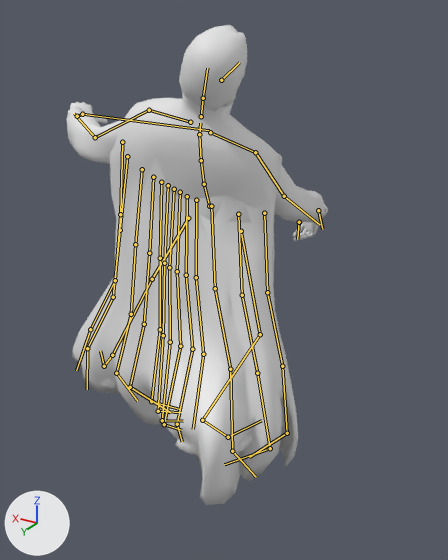
One commit to the glTF model assets_dev/worlds/mm6/models/mm6_cle.glb: the scene before it, then after it.
The view is the same before and after, from a camera (50 mm lens) standing at (-1.126, 1.811, 1.434) and looking at (-0.16, 0.201, 0.629). Arrows for +X, +Y and +Z are at lower left; the lights stay in place. The first picture is the older version. Both versions are drawn at frame 20 of the action 'Death'; the numbers are the values there. The bones that change, and the others that lie on the model, are drawn over the model as lines.

Objects in the first picture: 'Cleric'.
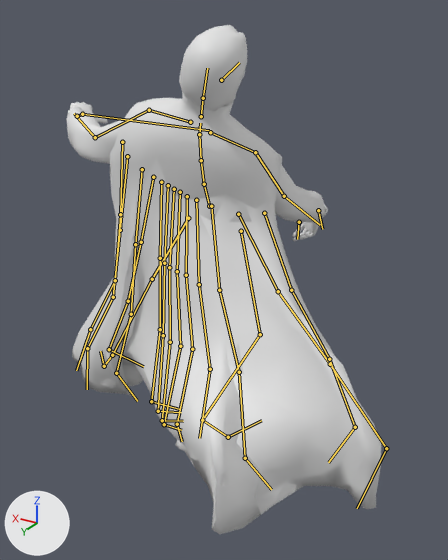
Where the change shows, as pixel boxes (x1, y1, x2, y2) in the pictures (448 x 560 px):
```json
{"object": "Cleric", "change": "posed", "before": [67, 25, 328, 505], "after": [67, 25, 381, 534], "on screen": "20% wider, 6% taller"}
{"bone": "Cloak_m45_0", "before": "(196, 200) to (196, 277)", "after": "(196, 200) to (199, 284)"}
{"bone": "Cloak_m60_0", "before": "(211, 206) to (215, 288)", "after": "(211, 206) to (219, 290)"}
{"bone": "Cloak_m75_0", "before": "(238, 214) to (242, 295)", "after": "(238, 214) to (278, 291)"}
{"bone": "Cloak_m88_0", "before": "(264, 213) to (267, 292)", "after": "(264, 213) to (291, 290)"}
{"bone": "Cloak_p45_0", "before": "(153, 177) to (149, 253)", "after": "(153, 177) to (141, 242)"}
```

The change, as JSON lines over the scene's bpy script:
```json
{"block": "bone_cloak_m45_0", "where": "bone_cloak_m45_0 = bpy.data.objects['Cleric_Rig'].pose.bones['Cloak_m45_0']  # child of 'Spine'"}
{"op": "set", "path": "bone_cloak_m45_0.rotation_quaternion", "old": "(0.968, 0.212, 0.0, 0.133)", "new": "(0.913, 0.337, 0.0, 0.229)", "note": "degrees (24, -3, 15) -> degrees (39, -9, 25)"}
{"block": "bone_cloak_m60_0", "where": "bone_cloak_m60_0 = bpy.data.objects['Cleric_Rig'].pose.bones['Cloak_m60_0']  # child of 'Spine'"}
{"op": "set", "path": "bone_cloak_m60_0.rotation_quaternion", "old": "(0.969, 0.226, 0.0, 0.097)", "new": "(0.957, 0.256, -0.005, 0.136)", "note": "degrees (26, -3, 11) -> degrees (29, -5, 15)"}
{"block": "bone_cloak_m75_0", "where": "bone_cloak_m75_0 = bpy.data.objects['Cleric_Rig'].pose.bones['Cloak_m75_0']  # child of 'Spine'"}
{"op": "set", "path": "bone_cloak_m75_0.rotation_quaternion", "old": "(0.967, 0.232, 0.0, 0.108)", "new": "(0.877, 0.303, -0.052, 0.369)", "note": "degrees (27, -3, 12) -> degrees (31, -18, 41)"}
{"block": "bone_cloak_m88_0", "where": "bone_cloak_m88_0 = bpy.data.objects['Cleric_Rig'].pose.bones['Cloak_m88_0']  # child of 'Spine'"}
{"op": "set", "path": "bone_cloak_m88_0.rotation_quaternion", "old": "(0.965, 0.236, 0.0, 0.112)", "new": "(0.945, 0.204, -0.035, 0.254)", "note": "degrees (27, -3, 12) -> degrees (22, -10, 28)"}
{"block": "bone_cloak_p45_0", "where": "bone_cloak_p45_0 = bpy.data.objects['Cleric_Rig'].pose.bones['Cloak_p45_0']  # child of 'Spine'"}
{"op": "set", "path": "bone_cloak_p45_0.rotation_quaternion", "old": "(0.971, 0.186, 0.0, 0.149)", "new": "(0.992, 0.12, 0.005, 0.028)", "note": "degrees (21, -3, 17) -> degrees (14, 0, 3)"}
```
